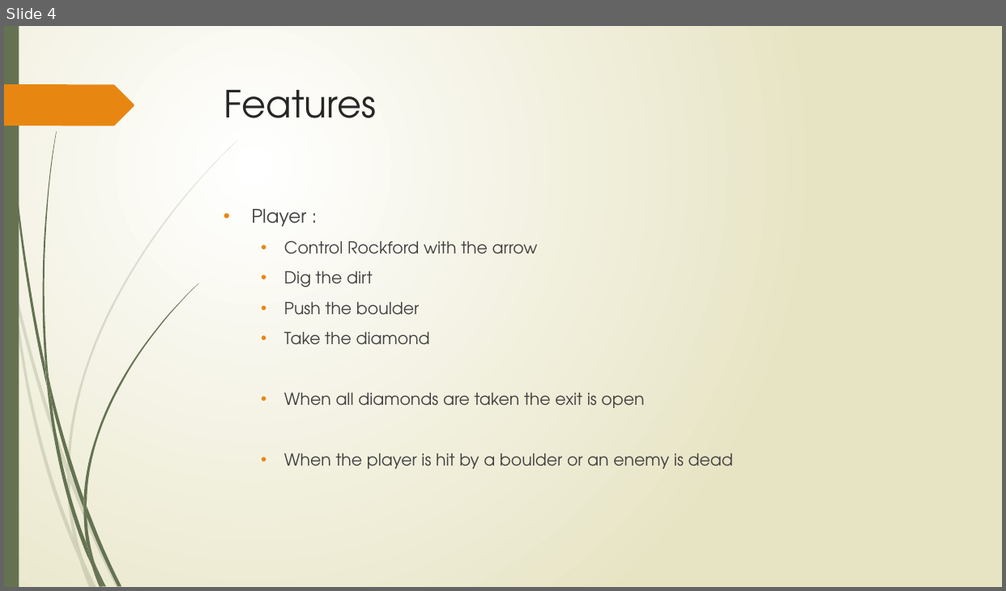
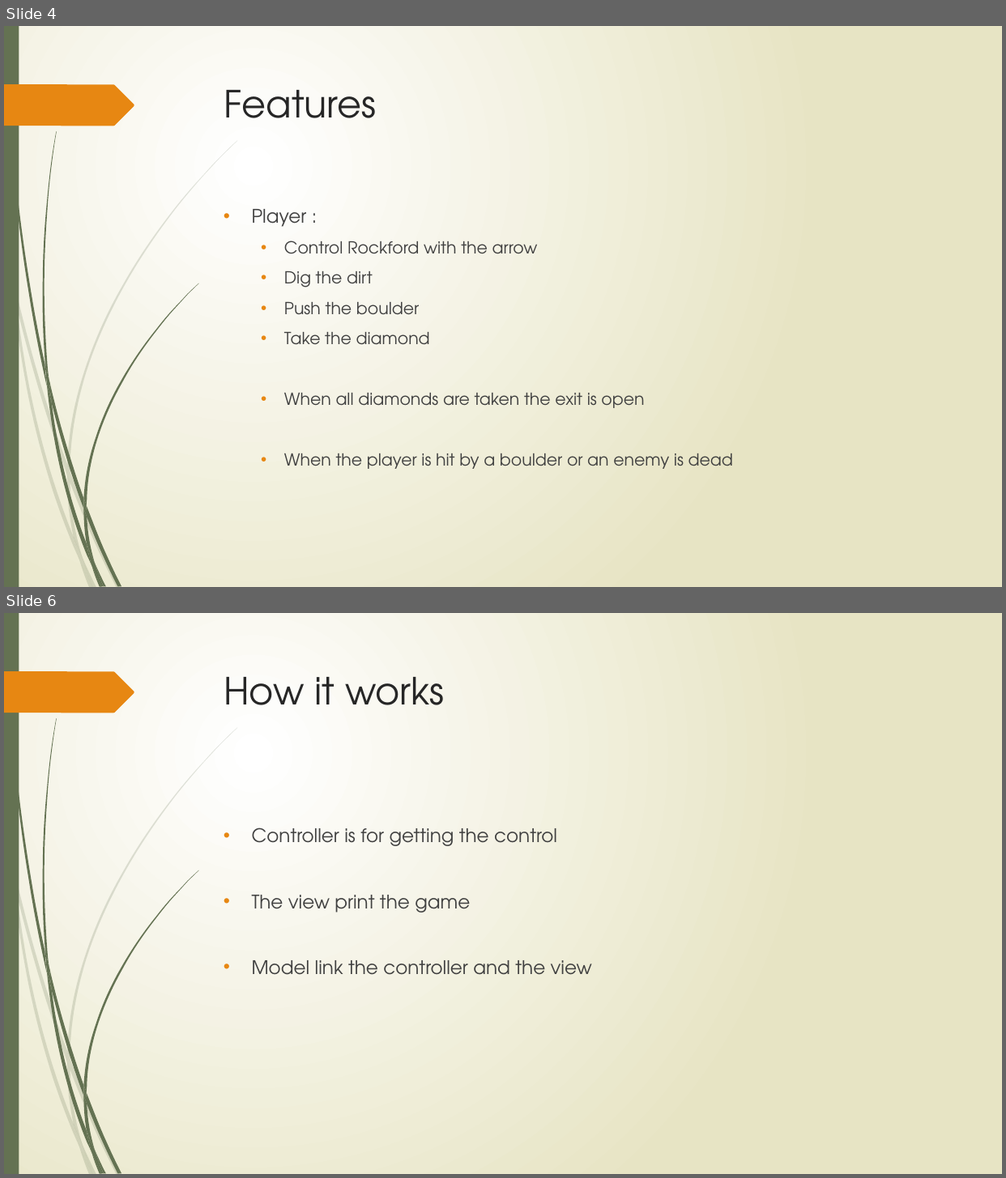
Before and after one commit to AlexandreTavernier/Boulderdash2, a slide deck: Boulder Dash Java Project.pptx. Shown one above the other, each under a label of ours: slide 4 before the commit, slides 4 and 6 after it; the slides between them are not shown. The pictures are 1006x591 and 1006x1178 pixels, drawn with LibreOffice and Linux fonts; fonts in the diff are those of the drawing. Boxes give left, top, right and bottom in pixels: in the first picture for what was removed or moved away, otherwise in the second. Text is boxed around its words. In the diff, an @@ line names an element or a change of style, - is before the commit and + after.

```diff
--- a/Boulder Dash Java Project.pptx
+++ b/Boulder Dash Java Project.pptx
@@ slide 6 added at (4, 613, 1002, 1174), background gradient #FFFFFF to #E8E6C4; not listed: 24 template elements that a slide beside it also shows @@
@@ title added at (224, 677, 445, 705), 36 pt, text #262626 @@
+How it works
@@ text added at (252, 828, 592, 975), 18 pt, text #404040 @@
+• Controller is for getting the control
+• The view print the game
+• Model link the controller and the view
```
Also in this commit, not shown: 1 slide changed, 2 other slides added, 1 slide removed.
